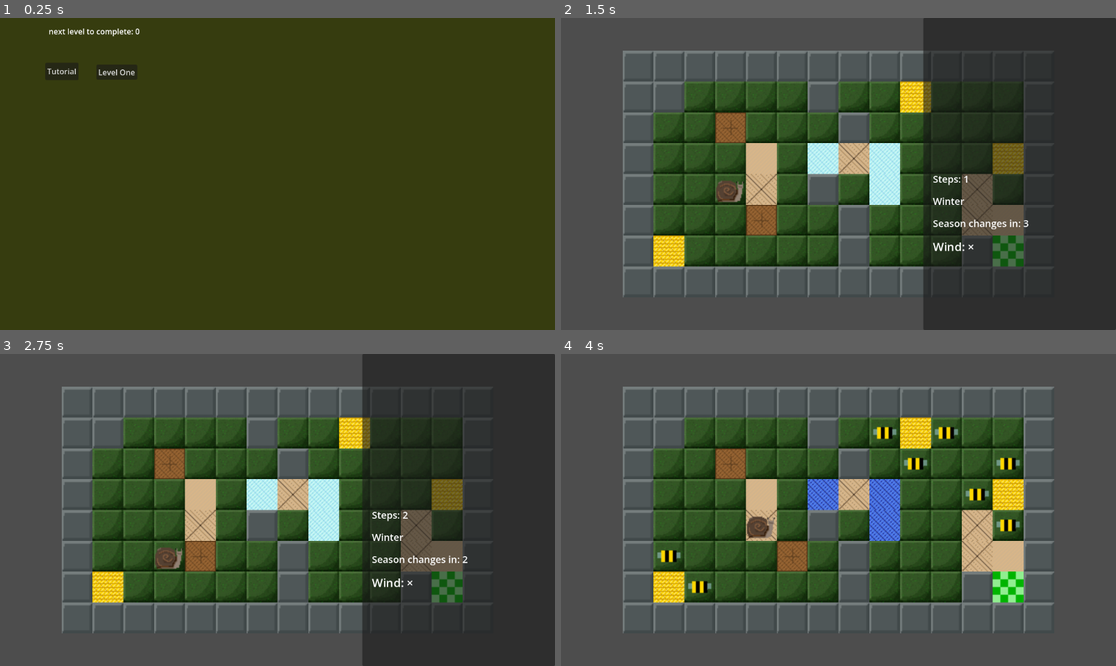
Above: before the commit, frames 1-4 (two rows, left to right).
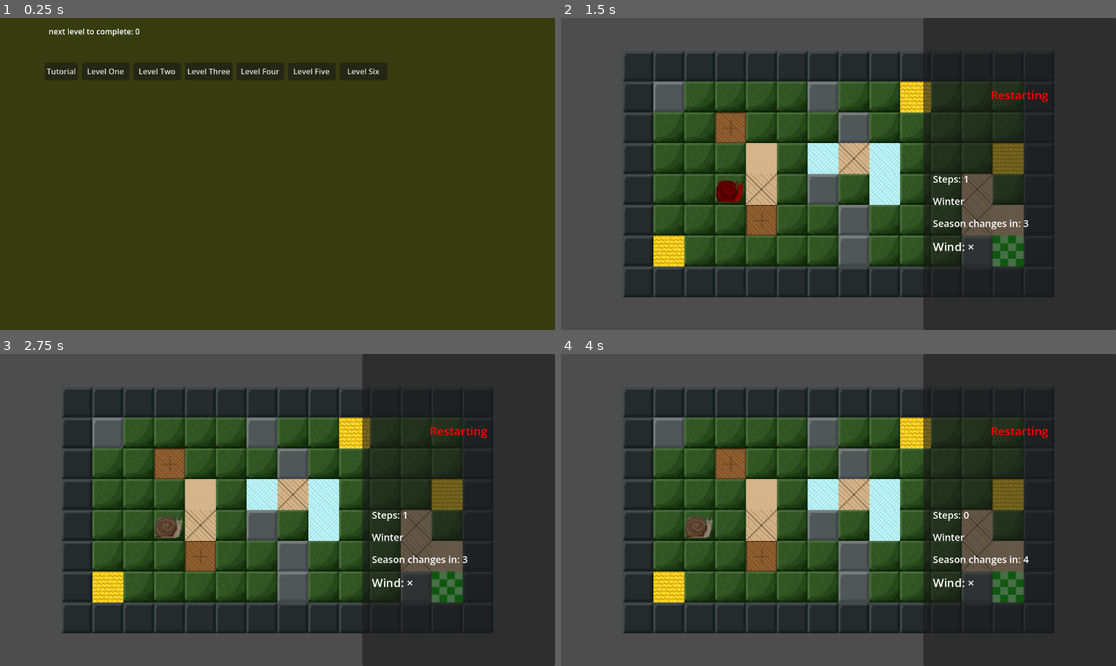
Above: after the commit, the same moments.

Repository: Caleb-sbani/project-seasons
Game: Godot game, scene res://scenes/LevelSelect.tscn
The game is run twice, just before and just after one commit, with the same random seed, the same clock (stepped at 60 frames per second) and the same inputs.
Inputs:
- Up to frame 1 (0.25 s): no input
- Up to frame 2 (1.5 s): click "Level One" at 0.5 s; tap Enter at 1.25 s; hold Right (ui_right) from 1.28 s (still down); tap R at 1.35 s
- Up to frame 3 (2.75 s): release Right (ui_right) at 2.03 s; hold Down (ui_down) from 2.03 s (still down); tap R at 2.1 s
- Up to frame 4 (4 s): tap Space at 2.75 s; release Down (ui_down) at 2.78 s; hold Right (ui_right) 2.78-3.53 s; tap H at 2.85 s; tap R at 3.05, 3.6 s; tap Enter at 3.5 s; hold Up (ui_up) from 3.53 s (still down)

The runs differ from the first frame. In frame 1, 0.5% of the frame differs, in the area x 8-69%, y 16-19%; in frame 2, 14%; in frame 3, 15%; in frame 4, 51%, in the area x 11-100%, y 0-100%.

Commit message:
Adds level 3 and buttons on level select. Also

Diff:
--- a/GameFiles/project-seasons/scenes/BaseScene.tscn
+++ b/GameFiles/project-seasons/scenes/BaseScene.tscn
@@ -1,3 +1,3 @@
 [gd_scene format=3 uid="uid://dsnihkwcc3qvc"]
 
-[node name="Node2D" type="Node2D"]
+[node name="Node2D" type="Node2D" unique_id=2115619034]
--- a/GameFiles/project-seasons/scenes/LevelSelect.tscn
+++ b/GameFiles/project-seasons/scenes/LevelSelect.tscn
@@ -26,17 +26,17 @@
 color = Color(0.21217975, 0.23586228, 0.060879074, 1)
 
 [node name="Level1" type="Button" parent="." unique_id=1708844162]
-offset_left = 200.0
-offset_top = 97.0
-offset_right = 285.0
-offset_bottom = 128.0
+offset_left = 170.0
+offset_top = 93.0
+offset_right = 268.7097
+offset_bottom = 129.0
 text = "Level One"
 script = SubResource("GDScript_dbyaq")
 
 [node name="Tutorial" type="Button" parent="." unique_id=626727864]
-offset_left = 94.0
+offset_left = 93.0
 offset_top = 93.0
-offset_right = 163.0
+offset_right = 162.0
 offset_bottom = 129.0
 text = "Tutorial"
 
@@ -46,3 +46,43 @@
 offset_right = 1114.0
 offset_bottom = 81.0
 script = ExtResource("2_egmj1")
+
+[node name="Level2" type="Button" parent="." unique_id=1791447200]
+offset_left = 277.0
+offset_top = 93.0
+offset_right = 375.7097
+offset_bottom = 129.0
+text = "Level Two"
+script = SubResource("GDScript_dbyaq")
+
+[node name="Level3" type="Button" parent="." unique_id=802032057]
+offset_left = 384.0
+offset_top = 93.0
+offset_right = 482.7097
+offset_bottom = 129.0
+text = "Level Three"
+script = SubResource("GDScript_dbyaq")
+
+[node name="Level4" type="Button" parent="." unique_id=1281503812]
+offset_left = 491.0
+offset_top = 93.0
+offset_right = 589.7097
+offset_bottom = 129.0
+text = "Level Four"
+script = SubResource("GDScript_dbyaq")
+
+[node name="Level5" type="Button" parent="." unique_id=577933339]
+offset_left = 598.0
+offset_top = 93.0
+offset_right = 696.7097
+offset_bottom = 129.0
+text = "Level Five"
+script = SubResource("GDScript_dbyaq")
+
+[node name="Level6" type="Button" parent="." unique_id=299453914]
+offset_left = 705.0
+offset_top = 93.0
+offset_right = 803.7097
+offset_bottom = 129.0
+text = "Level Six"
+script = SubResource("GDScript_dbyaq")
--- a/GameFiles/project-seasons/scenes/levels.tscn
+++ b/GameFiles/project-seasons/scenes/levels.tscn
@@ -1,6 +1,10 @@
 [gd_scene format=3 uid="uid://dnh1xn6y013l2"]
 
-[ext_resource type="Script" uid="uid://blbnd6owhrch8" path="res://scripts/levels.gd" id="1_48rmr"]
+[ext_resource type="Script" uid="uid://demr2ffc6b8cg" path="res://scripts/levels.gd" id="1_48rmr"]
+[ext_resource type="Script" uid="uid://d28dvoywyyemq" path="res://scripts/GlobalLevel.gd" id="2_hk6qi"]
 
 [node name="Level1" type="Node2D" unique_id=1961717027]
 script = ExtResource("1_48rmr")
+
+[node name="globalvar" type="Node2D" parent="." unique_id=967310880]
+script = ExtResource("2_hk6qi")
--- a/GameFiles/project-seasons/scripts/GlobalLevel.gd
+++ b/GameFiles/project-seasons/scripts/GlobalLevel.gd
@@ -1,5 +1,5 @@
 extends Node2D
 
-var level = 0;
+var level = 1;
 var completedLevel = 0;
-var levels = 2;
+var levels = 6;
--- a/GameFiles/project-seasons/scripts/level_select.gd
+++ b/GameFiles/project-seasons/scripts/level_select.gd
@@ -2,14 +2,18 @@
 
 func _ready():
 	# Connect button signal
-	$Level1.pressed.connect(_on_start_button_pressed)
+	$Level1.pressed.connect(_on_start_button_pressed.bind(1))
+	$Level2.pressed.connect(_on_start_button_pressed.bind(2))
+	$Level3.pressed.connect(_on_start_button_pressed.bind(3))
+	$Level4.pressed.connect(_on_start_button_pressed.bind(4))
+	$Level5.pressed.connect(_on_start_button_pressed.bind(5))
+	$Level6.pressed.connect(_on_start_button_pressed.bind(6))
 	$Tutorial.pressed.connect(_tutorial)
 
 func _tutorial():
 	get_tree().change_scene_to_file("res://scenes/tutorial_lvl.tscn")
 
-func _on_start_button_pressed():
-	print(GlobalLevel.completedLevel)
-	if GlobalLevel.completedLevel >= 0:
-		GlobalLevel.level = 1
-		get_tree().change_scene_to_file("res://scenes/levels.tscn")
+func _on_start_button_pressed(level: int):
+	#print(GlobalLevel.completedLevel)
+	GlobalLevel.level = level
+	get_tree().change_scene_to_file("res://scenes/levels.tscn")
--- a/GameFiles/project-seasons/scripts/levels.gd
+++ b/GameFiles/project-seasons/scripts/levels.gd
@@ -19,8 +19,10 @@
 var tutorial_panel = null
 var boxes = []
 var waters = []
+var waterspos = []
 var sinkholes = []
 var sinkholetracker = []
+var sinkholespos = []
 var bees = []
 var beehives = []
 var beehivespos = []
@@ -135,16 +137,20 @@
 
 	match stage_num:
 		1:
-			season = "Fall" #call switch season at the end of setup so season gets set up correctly
+			season = "Winter"
+			#call switch season at the end of setup so season gets set up correctly
 			load_level_one()
 			switch_season()
 		2:
 			#temporary
-			season = "Fall" #call switch season at the end of setup so season gets set up correctly
+			season = "Fall"
+			#call switch season at the end of setup so season gets set up correctly
 			load_level_two()
 			switch_season()
-#		3:
-#			load_stage_3()
+		3:
+			season = "Summer"
+			load_level_three()
+			switch_season()
 #		4:
 #			load_stage_4()
 #		5:
@@ -164,6 +170,7 @@
 
 	boxes.clear()
 	waters.clear()
+	waterspos.clear()
 	sinkholes.clear()
 	sinkholetracker.clear()
 	bees.clear()
@@ -178,13 +185,13 @@
 	# adds the outer walls around the lvls
 	# top & bottom
 	for x in range(cols + 2):
-		create_tile(Vector2i(x, 0), 'w')
-		create_tile(Vector2i(x, rows + 1), 'w')
+		create_tile(Vector2i(x, 0), 'E')
+		create_tile(Vector2i(x, rows + 1), 'E')
 
 	# left & right
 	for y in range(rows + 2):
-		create_tile(Vector2i(0, y), 'w')
-		create_tile(Vector2i(cols + 1, y), 'w')
+		create_tile(Vector2i(0, y), 'E')
+		create_tile(Vector2i(cols + 1, y), 'E')
 
 	# creates the lvl content
 	for y in range(rows):
@@ -207,8 +214,6 @@
 	var camera = get_viewport().get_camera_2d()
 	#camera hints: moving right with camera is +++x
 	# moving down with camera is ---y
-	print(cols)
-	print(rows)
 	camera.position = Vector2(32 * cols + 64, rows* 32.0 + 64)/2
 	#camera.zoom = Vector2(2, 2)
 	var t = min(12.0/cols, 6.0/rows)
@@ -228,20 +233,25 @@
 		'W':
 			sprite.texture = load("res://assets/sprites/water.png")
 			waters.append(sprite)
+			waterspos.append(grid_pos)
 		'i':
 			sprite.texture = load("res://assets/sprites/ice.png")
 			waters.append(sprite)
+			waterspos.append(grid_pos)
 		's':
 			sprite.texture = load("res://assets/sprites/sinkhole.png")
 			sinkholes.append(sprite)
+			sinkholespos.append(grid_pos)
 			sinkholetracker.append(0)
 		'H':
 			sprite.texture = load("res://assets/sprites/sinkhole_warning.png")
 			sinkholes.append(sprite)
+			sinkholespos.append(grid_pos)
 			sinkholetracker.append(1)
 		'h':
 			sprite.texture = load("res://assets/sprites/sinkhole_start.png")
 			sinkholes.append(sprite)
+			sinkholespos.append(grid_pos)
 			sinkholetracker.append(2)
 		'b':
 			sprite.texture = load("res://assets/sprites/beehive.png")
@@ -252,6 +262,8 @@
 			bees.append(sprite)
 		'G':
 			sprite.texture = load("res://assets/sprites/goal.png")
+		'E':
+			sprite.texture = load("res://assets/sprites/outer_wall.png")
 
 	add_child(sprite)
 
@@ -302,15 +314,26 @@
 				$UI.hide()
 			else:
 				$UI.show()
+		elif event.pressed and event.keycode == KEY_R:
+			player_death("Restarting")
+		elif event.pressed and event.keycode == KEY_W:
+			direction = Vector2i(0, -1)
+		elif event.pressed and event.keycode == KEY_A:
+			direction = Vector2i(-1, 0)
+		elif event.pressed and event.keycode == KEY_S:
+			direction = Vector2i(0, 1)
+		elif event.pressed and event.keycode == KEY_D:
+			direction = Vector2i(1, 0)
 
 	if direction != Vector2i.ZERO:
 		try_move_player(direction)
 
 func try_move_player(direction: Vector2i):
+	$UI/RightPanel/TextContainer/TutorialText.hide()
 	var new_pos = player_pos + direction
 	var box_at_pos = get_box_at(new_pos)
 	# check what type of tile is at new position
-
+	if (get_tile_at(new_pos) == 'E'): return
 	if ((get_tile_at(new_pos) != 'w') or (has_honey and get_tile_at(new_pos) == 'w')):
 		if season == "Fall" and direction == wind_direction:
 			var boost_pos = new_pos + wind_direction
@@ -320,7 +343,7 @@
 				if (box_at_pos.get_meta("immovable") == false):
 					if try_push_box(box_at_pos, direction):
 						move_player(new_pos)
-						return
+					return
 			else:
 				var tileat = get_tile_at(new_pos)
 				match tileat:
@@ -341,7 +364,7 @@
 			elif can_move_to(boost_pos):
 				move_player(boost_pos, true)
 				return
-			if (get_tile_at(boost_pos) == 'w'):
+			if (get_tile_at(boost_pos) == 'w' or get_tile_at(boost_pos) == 'E'):
 				if (can_move_to(new_pos)):
 					move_player(new_pos)
 		elif (season != "Fall" or direction != wind_direction):
@@ -359,7 +382,7 @@
 
 func can_move_to(grid_pos: Vector2i) -> bool:
 	var tile = get_tile_at(grid_pos)
-
+	if tile == 'E': return false
 	# can't walk through walls
 	if tile == 'w':
 		if has_honey:
@@ -399,7 +422,9 @@
 			if child.position.distance_to(world_pos) < 5:
 				# determine type
 				var texture_path = child.texture.resource_path
-				if "wall" in texture_path:
+				if "outer_wall" in texture_path:
+					return 'E'
+				elif "wall" in texture_path:
 					return 'w'
 				elif "water" in texture_path:
 					return 'W'
@@ -434,6 +459,17 @@
 		return tempboxes[0]
 	return null
 
+
+func get_immovable_box_at(grid_pos: Vector2i):
+	var tempboxes = []
+	for box in boxes:
+		if box.get_meta("grid_pos") == grid_pos:
+			tempboxes.append(box)
+	for b in tempboxes:
+		if b.get_meta("immovable") == true:
+			return b
+	return null
+
 func try_push_box(box, direction: Vector2i) -> bool:
 	var box_pos = box.get_meta("grid_pos")
 	var new_box_pos = box_pos + direction
@@ -441,7 +477,7 @@
 	# can box be pushed there
 	var tile = get_tile_at(new_box_pos)
 
-	if (get_box_at(box_pos + direction) != null):
+	if (get_box_at(new_box_pos) != null):
 		box.set_meta("grid_pos", new_box_pos)
 		animate_move(box, new_box_pos)
 		return true
@@ -454,7 +490,7 @@
 		return true
 
 	# can't push if there's a wall or another box
-	if tile == 'w' or get_box_at(new_box_pos) or tile == 'b':
+	if tile == 'w' or get_box_at(new_box_pos) or tile == 'b' or tile == 'E':
 		return false
 
 	# can't push immovable boxes
@@ -500,6 +536,10 @@
 	tween.tween_property(sprite, "position", target_pos, 0.2)
 
 func player_death(death_message: String):
+	$UI/RightPanel/TextContainer/TutorialText.show()
+	$UI/RightPanel/TextContainer/TutorialText.text = death_message
+	$UI/RightPanel/TextContainer/TutorialText.add_theme_font_size_override("font_size", 24)
+	$UI/RightPanel/TextContainer/TutorialText.add_theme_color_override("font_color", Color(1, 0, 0))
 	# temporarily disable input
 	set_process_unhandled_input(false)
 
@@ -520,9 +560,9 @@
 	set_process_unhandled_input(true)
 
 func on_goal_reached():
+	GlobalLevel.completedLevel = current_stage
 	if current_stage == total_stages:
 		await fade_to_black()
-		await get_tree().create_timer(4).timeout
 		# go to level select (not yet implemented)
 		get_tree().change_scene_to_file("res://scenes/LevelSelect.tscn")
 	else:
@@ -558,7 +598,17 @@
 	fade.queue_free()
 
 func switch_season():
-	season = seasons_array[((step_counter/change_frequency)%4)]
+	var next = false
+	var prev = season
+	if step_counter != 0:
+		for i in seasons_array:
+			if next:
+				season = i
+				break
+			if season == i:
+				next = true
+		if prev == season:
+			season = "Winter"
 	if season == "Winter":
 		#do winter stuff
 		$UI/RightPanel/HUD/WindDirection.text = "Wind: ×"
@@ -568,6 +618,9 @@
 		#do spring stuff
 		for tile in waters:
 			tile.texture = load("res://assets/sprites/water.png")
+		for t in waterspos:
+			if (get_box_at(t)):
+				get_box_at(t).set_meta("immovable", true)
 		for i in beehives.size():
 			if (get_tile_at(beehivespos[i] + Vector2i(0, 1)) == 'g'):
 				create_tile(beehivespos[i] + Vector2i(0, 1), 'B')
@@ -579,23 +632,25 @@
 				create_tile(beehivespos[i] + Vector2i(1, 0), 'B')
 		if (get_tile_at(player_pos) == 'B'):
 			player_death("You got stung!")
-		if (get_tile_at(player_pos) == 'W'):
+		if (get_tile_at(player_pos) == 'W'  and get_immovable_box_at(player_pos) == null):
 			player_death("You drowned!")
 	elif season == "Summer":
 		#do summer stuff
 		for i in sinkholes.size():
-			if (sinkholetracker[i] == 1):
-				sinkholes[i].texture = load("res://assets/sprites/sinkhole.png")
-				sinkholetracker[i] = 0
-				for b in boxes:
-					if (get_tile_at(b.get_meta("grid_pos")) == 's'):
-						b.set_meta("immovable", true)
-						b.z_index = 4
-				if (get_tile_at(player_pos) == 's'):
-					player_death("You fell into a sinkhole!")
-			elif (sinkholetracker[i] == 2):
-				sinkholes[i].texture = load("res://assets/sprites/sinkhole_warning.png")
-				sinkholetracker[i] = 1
+			if step_counter != 0:
+				if (sinkholetracker[i] == 1):
+					sinkholes[i].texture = load("res://assets/sprites/sinkhole.png")
+					sinkholetracker[i] = 0
+					if (get_immovable_box_at(sinkholespos[i]) == null):
+						for b in boxes:
+							if (b.get_meta("grid_pos") == sinkholespos[i]):
+								b.set_meta("immovable", true)
+								b.z_index = 4
+					if (get_tile_at(player_pos) == 's' and get_immovable_box_at(player_pos) == null):
+						player_death("You fell into a sinkhole!")
+				elif (sinkholetracker[i] == 2):
+					sinkholes[i].texture = load("res://assets/sprites/sinkhole_warning.png")
+					sinkholetracker[i] = 1
 		for bee in bees:
 			bee.queue_free()
 		bees.clear()
@@ -610,6 +665,8 @@
 			$UI/RightPanel/HUD/WindDirection.text = "Wind: ↑"
 		if (wind_direction == Vector2i(0, 1)):
 			$UI/RightPanel/HUD/WindDirection.text = "Wind: ↓"
+	if season != "Fall":
+		$UI/RightPanel/HUD/WindDirection.text = "Wind: ×"
 
 #LEVEL BUILDING KEY:
 # p = player
@@ -641,11 +698,22 @@
 func load_level_two():
 	wind_direction = Vector2i(1, 0)
 	var layout = [
-		"gggggggggggg",
-		"gggggggggggg",
-		"gggggggggggg",
-		"gggggggggggg",
-		"gggpgggggggg", #temp
-		"gggggggggggG"
+		"pgggggggg",
+		"ggggggggg",
+		"gggggggGg",
+		"ggggggggg",
+		"ggggggggg"
 	]
 	create_map(layout)
+
+func load_level_three():
+	wind_direction = Vector2i(1, 0)
+	var layout = [
+		"ggmWWgggggswwbWggg",
+		"hwhwswwwwwmwsgWggh",
+		"pgbggsswWmHgbswhwG",
+		"gwgwgsswmWgHwwwwgW",
+		"gmsmgwswbWwgsgghgg",
+		"gggggswwWwsgggwsss"
+	]
+	create_map(layout)
Binary file added: GameFiles/project-seasons/assets/sprites/outer_wall.png
Not shown, added: GameFiles/project-seasons/assets/sprites/outer_wall.png.import
Not shown: 1 places in GameFiles/project-seasons/scenes/LevelSelect.tscn that only renumber resources
